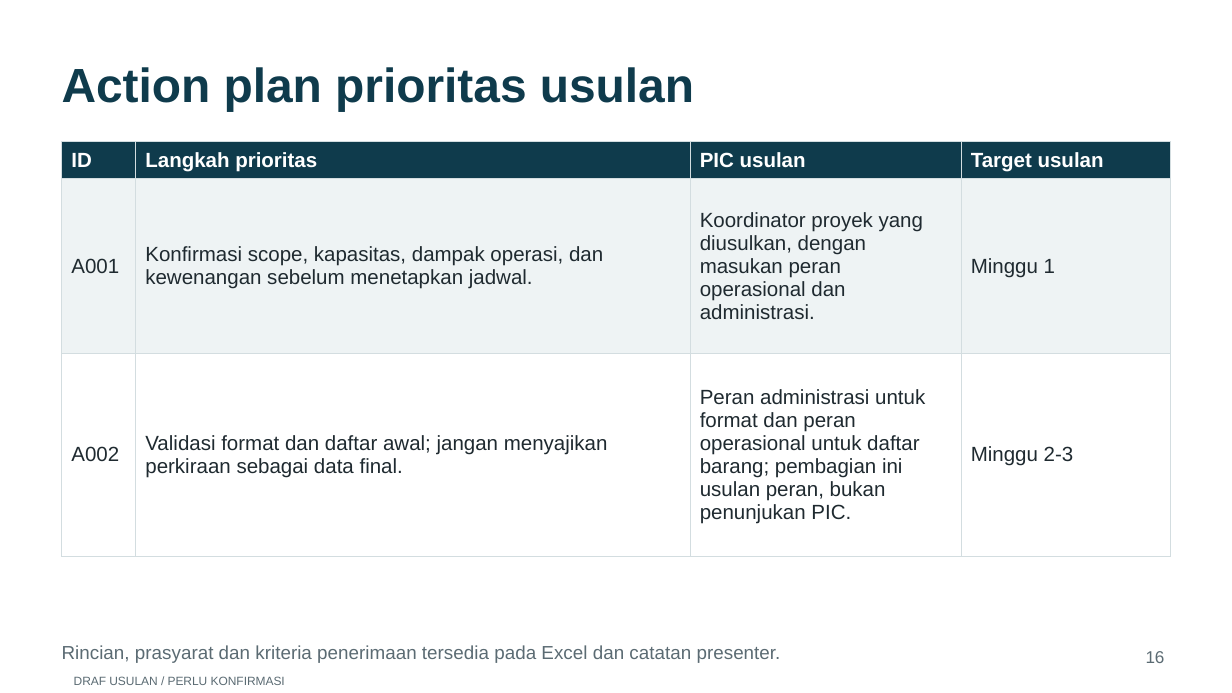
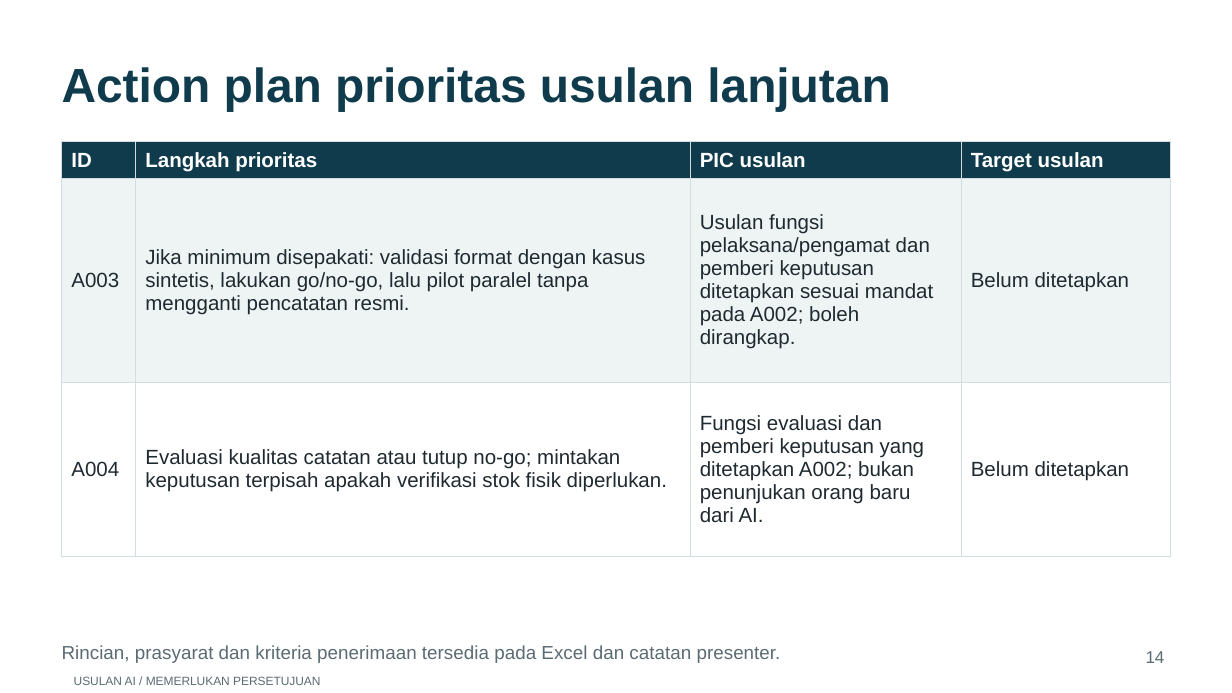
Before and after one commit to briannaufal211/personal-portfolio, a slide deck: slide 14 of assets/demo/n8n-presentation.pptx (slide 16 before the commit). Drawn at 1232x693 pixels with LibreOffice and Linux fonts; fonts in the diff are those of the drawing. Boxes give left, top, right and bottom in pixels: in the first picture for what was removed or moved away, otherwise in the second. Text is boxed around its words. In the diff, an @@ line names an element or a change of style, - is before the commit and + after.

```diff
--- a/assets/demo/n8n-presentation.pptx
+++ b/assets/demo/n8n-presentation.pptx
@@ title at (62,67,890,111): text changed @@
-Action plan prioritas usulan
+Action plan prioritas usulan lanjutan
@@ table at (62,142,1170,557) @@
-row 2: A001 | Konfirmasi scope, kapasitas, dampak operasi, dan kewenangan sebelum menetapkan jadwal. | Koordinator proyek yang diusulkan, dengan masukan peran operasional dan administrasi. | Minggu 1
+row 2: A003 | Jika minimum disepakati: validasi format dengan kasus sintetis, lakukan go/no-go, lalu pilot paralel tanpa mengganti pencatatan resmi. | Usulan fungsi pelaksana/pengamat dan pemberi keputusan ditetapkan sesuai mandat pada A002; boleh dirangkap. | Belum ditetapkan
-row 3: A002 | Validasi format dan daftar awal; jangan menyajikan perkiraan sebagai data final. | Peran administrasi untuk format dan peran operasional untuk daftar barang; pembagian ini usulan peran, bukan penunjukan PIC. | Minggu 2-3
+row 3: A004 | Evaluasi kualitas catatan atau tutup no-go; mintakan keputusan terpisah apakah verifikasi stok fisik diperlukan. | Fungsi evaluasi dan pemberi keputusan yang ditetapkan A002; bukan penunjukan orang baru dari AI. | Belum ditetapkan
@@ text at (1146,651,1165,663): text changed @@
-16
+14
@@ text at (74,676,320,685): text changed @@
-DRAF USULAN / PERLU KONFIRMASI
+USULAN AI / MEMERLUKAN PERSETUJUAN
```
Also in this commit, not shown: 12 other slides changed, 3 slides added, 10 slides removed, 8 other files.
